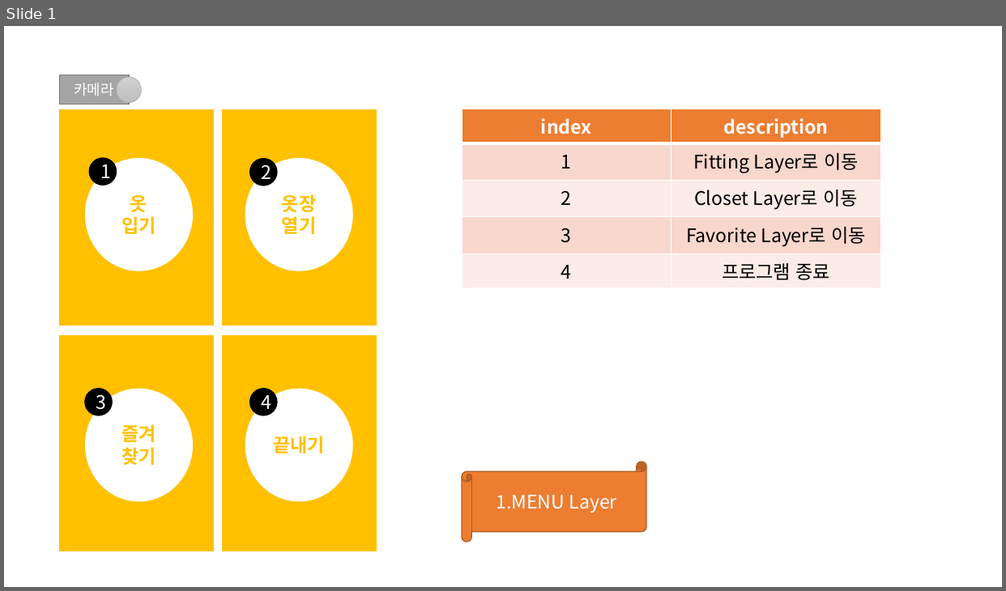
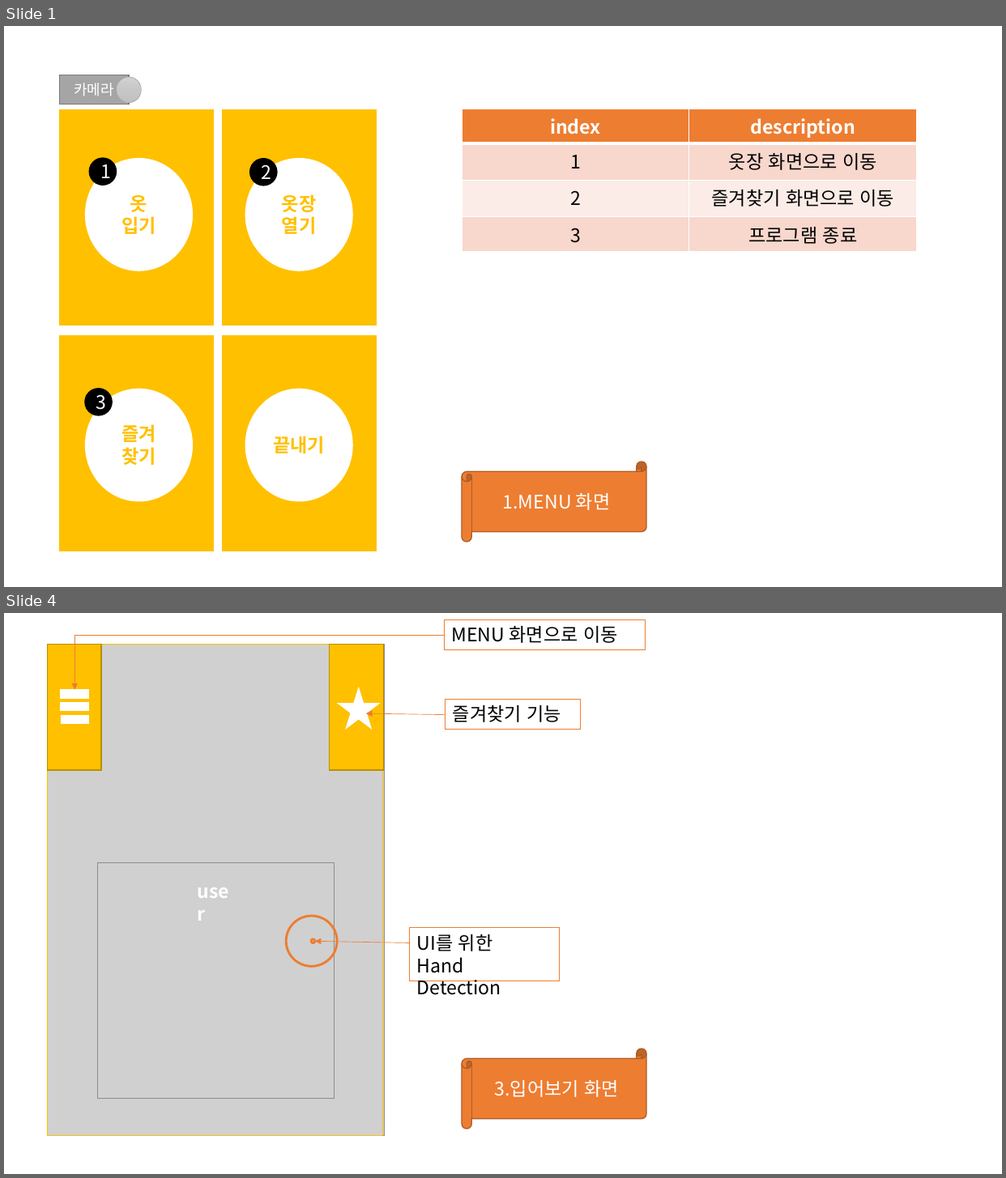
Before and after one commit to shb0328/report, a slide deck: ppt/4.GUI.pptx. Shown one above the other, each under a label of ours: slide 1 before the commit, slides 1 and 4 after it; the slides between them are not shown. The pictures are 1006x591 and 1006x1178 pixels, drawn with LibreOffice and Linux fonts; fonts in the diff are those of the drawing; grey boxes stand for pictures. Boxes give left, top, right and bottom in pixels: in the first picture for what was removed or moved away, otherwise in the second. Text is boxed around its words. In the diff, an @@ line names an element or a change of style, - is before the commit and + after.

Commit message:
최종수정
(옷입어보기메뉴사라짐)

```diff
--- a/ppt/4.GUI.pptx
+++ b/ppt/4.GUI.pptx
@@ slide 4 added at box(4, 613, 1002, 1174), background #FFFFFF @@
@@ elbow arrow added from (444, 635) to (74, 689), #ED7D31 0.5 pt @@
@@ rectangle added at box(444, 619, 646, 649), outline #ED7D31 0.75 pt, 18 pt, text #000000 @@
+MENU 화면으로 이동
@@ picture added at box(48, 644, 385, 1135) @@
@@ rectangle added at box(48, 644, 384, 1135), outline #FFC000 0.75 pt @@
@@ rectangle added at box(48, 644, 101, 769), fill #FFC000, outline #BD8E00 1 pt @@
@@ rectangle added at box(330, 644, 384, 769), fill #FFC000, outline #BD8E00 1 pt @@
@@ math equal added at box(56, 682, 94, 717), fill #FFFFFF, outline #FFFFFF 1 pt @@
@@ math minus added at box(56, 702, 94, 736), fill #FFFFFF, outline #FFFFFF 1 pt @@
@@ star added at box(339, 688, 379, 728), fill #FFFFFF, outline #FFFFFF 1 pt @@
@@ rectangle added at box(445, 699, 582, 729), outline #ED7D31 0.75 pt, 18 pt, text #000000 @@
+즐겨찾기 기능
@@ arrow added from (445, 715) to (366, 713), #ED7D31 0.5 pt @@
@@ picture added at box(98, 863, 334, 1100) @@
@@ text added at box(190, 876, 244, 906), 18 pt, text #FFFFFF, bold @@
+user
@@ group added at box(286, 916, 560, 982): 2 ellipses, 1 arrow, 1 rectangle @@
+UI를 위한
+Hand Detection
@@ horizontal scroll added at box(462, 1049, 646, 1129), fill #ED7D31, outline #AF5C24 1 pt, 18 pt, text #FFFFFF @@
+3.입어보기 화면
@@ slide 1 changed as well @@
@@ table at box(462, 109, 917, 247) @@
-row 2: 1 | Fitting Layer로 이동
-row 3: 2 | Closet Layer로 이동
-row 4: 3 | Favorite Layer로 이동
-row 5: 4 | 프로그램 종료
+row 2: 1 | 옷장 화면으로 이동
+row 3: 2 | 즐겨찾기 화면으로 이동
+row 4: 3 | 프로그램 종료
@@ table: place and size @@
-table at box(462, 109, 880, 284)
+table at box(462, 109, 917, 247)
@@ ellipse removed at box(250, 389, 277, 416) @@
-4
@@ text in horizontal scroll at box(503, 493, 611, 510): text changed @@
-1.MENU Layer
+1.MENU 화면
```
Also in this commit, not shown: 2 other slides changed, 1 other slide added, 1 slide removed.
